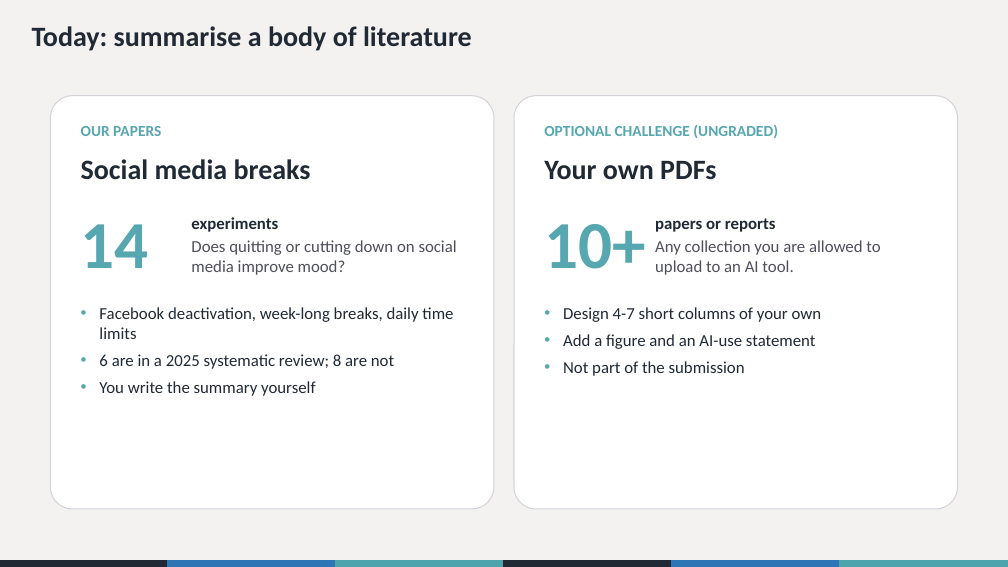
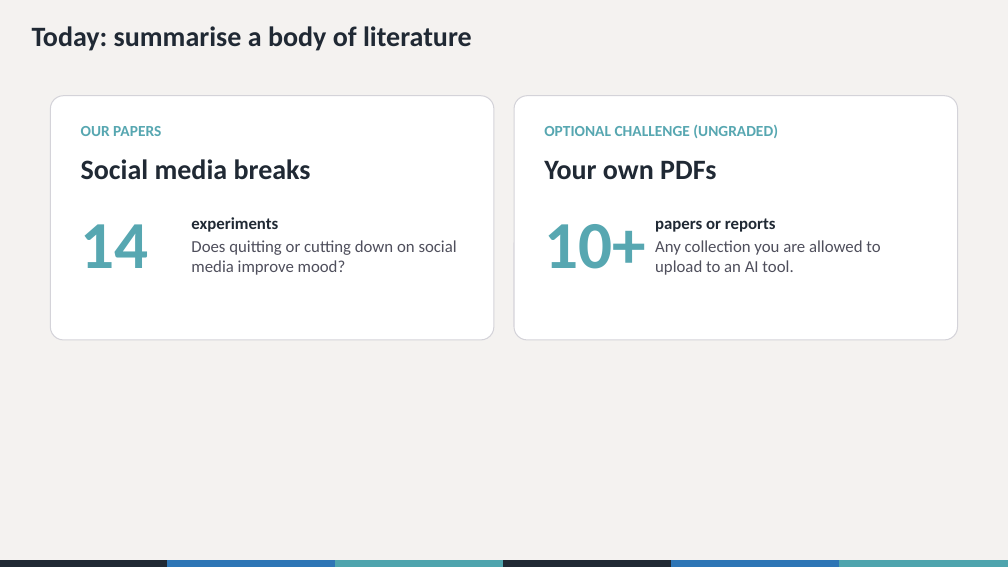
Before and after one commit to the-graph-courses/aiw_2026_t3_materials, a slide deck: slide 11 of week_03_workshop/aiw_workshop_03_slides.pptx (slide 12 before the commit). Drawn at 1008x567 pixels with LibreOffice and Linux fonts; fonts in the diff are those of the drawing. Boxes give left, top, right and bottom in pixels: in the first picture for what was removed or moved away, otherwise in the second. Text is boxed around its words. In the diff, an @@ line names an element or a change of style, - is before the commit and + after.

```diff
--- a/week_03_workshop/aiw_workshop_03_slides.pptx
+++ b/week_03_workshop/aiw_workshop_03_slides.pptx
@@ rounded rectangle: place and size @@
-rounded rectangle at [50, 96, 494, 509]
+rounded rectangle at [50, 96, 494, 340]
@@ rounded rectangle: place and size @@
-rounded rectangle at [514, 96, 958, 509]
+rounded rectangle at [514, 96, 958, 340]
@@ text removed at [99, 307, 453, 396] @@
-• Facebook deactivation, week-long breaks, daily time limits
-• 6 are in a 2025 systematic review; 8 are not
-• You write the summary yourself
@@ text removed at [563, 307, 822, 349] @@
-• Design 4-7 short columns of your own
-• Add a figure and an AI-use statement
-• Not part of the submission
```
Also in this commit, not shown: 4 other slides changed, 1 slide added, 7 slides removed, 7 other files.
